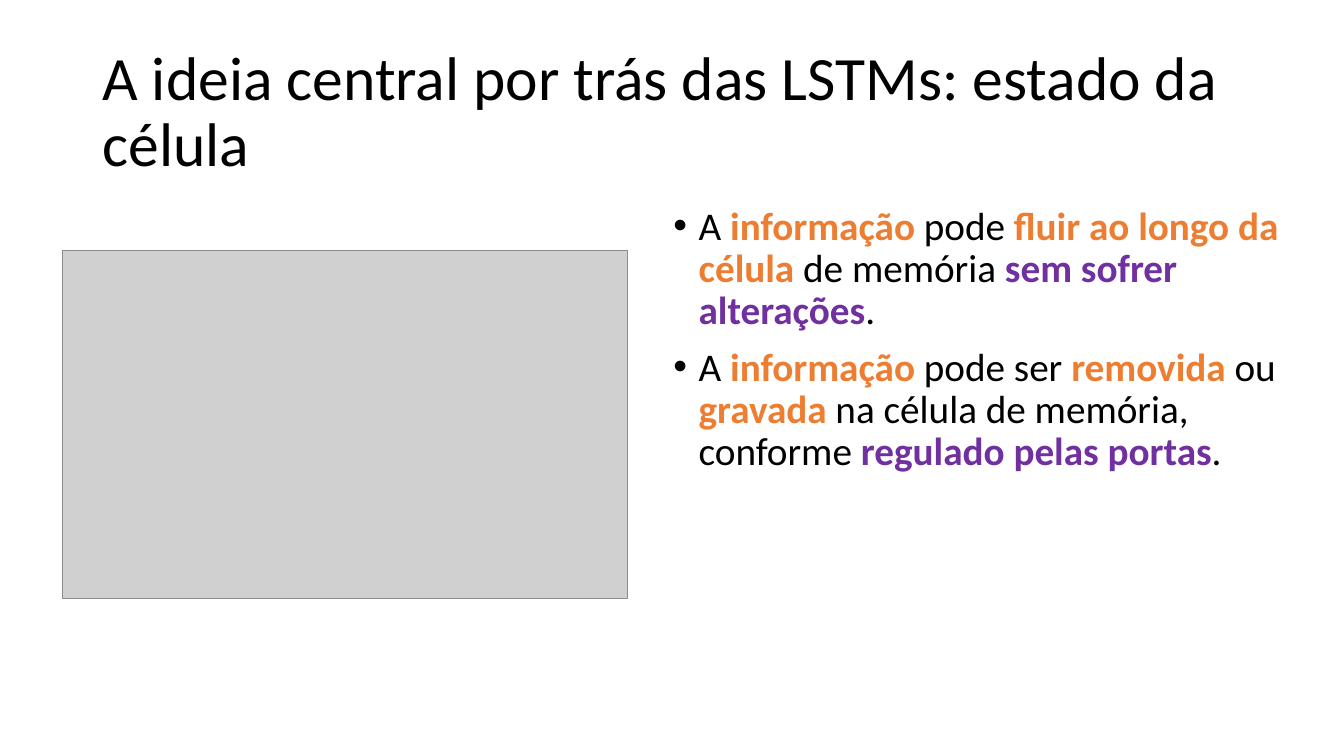
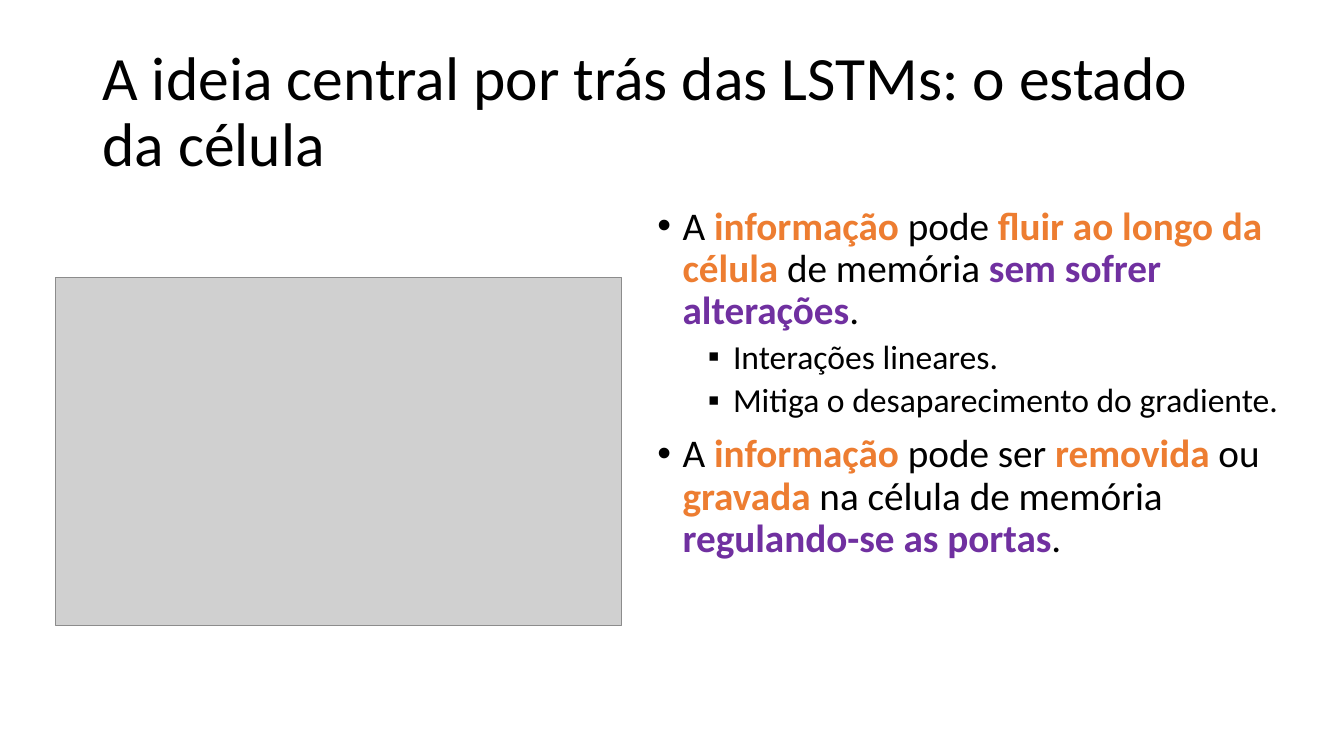
Before and after one commit to zz4fap/c24_inteligencia_artificial, a slide deck: slide 39 of slides/C24_RNN.pptx. Drawn at 1344x756 pixels with LibreOffice and Linux fonts; fonts in the diff are those of the drawing; grey boxes stand for pictures. Boxes give left, top, right and bottom in pixels: in the first picture for what was removed or moved away, otherwise in the second. Text is boxed around its words. In the diff, an @@ line names an element or a change of style, - is before the commit and + after.

```diff
--- a/slides/C24_RNN.pptx
+++ b/slides/C24_RNN.pptx
@@ title at (102, 57, 1187, 167): text changed @@
-A ideia central por trás das LSTMs: estado da célula
+A ideia central por trás das LSTMs: o estado da célula
@@ text "A informação pode fluir ao ...": place and size @@
-text "A informação pode fluir ao ..." at (699, 212, 1278, 472)
+text "A informação pode fluir ao ..." at (683, 212, 1278, 559)
@@ picture: place and size @@
-picture at (63, 250, 628, 598)
+picture at (55, 277, 621, 625)
@@ text at (683, 345, 1278, 559): text changed; bold off @@
-• A informação pode ser removida ou gravada na célula de memória, conforme regulado pelas portas.
+  ▪ Interações lineares.
+  ▪ Mitiga o desaparecimento do gradiente.
+• A informação pode ser removida ou gravada na célula de memória regulando-se as portas.
```
Also in this commit, not shown: 18 other slides changed, 1 other file.
